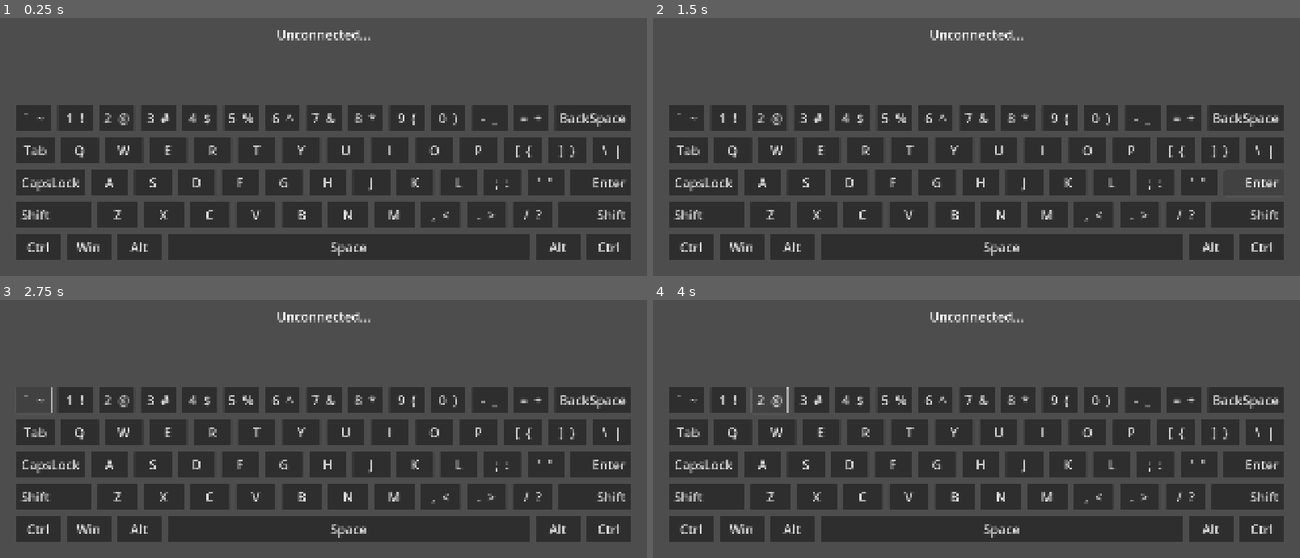
Above: before the commit, frames 1-4 (two rows, left to right).
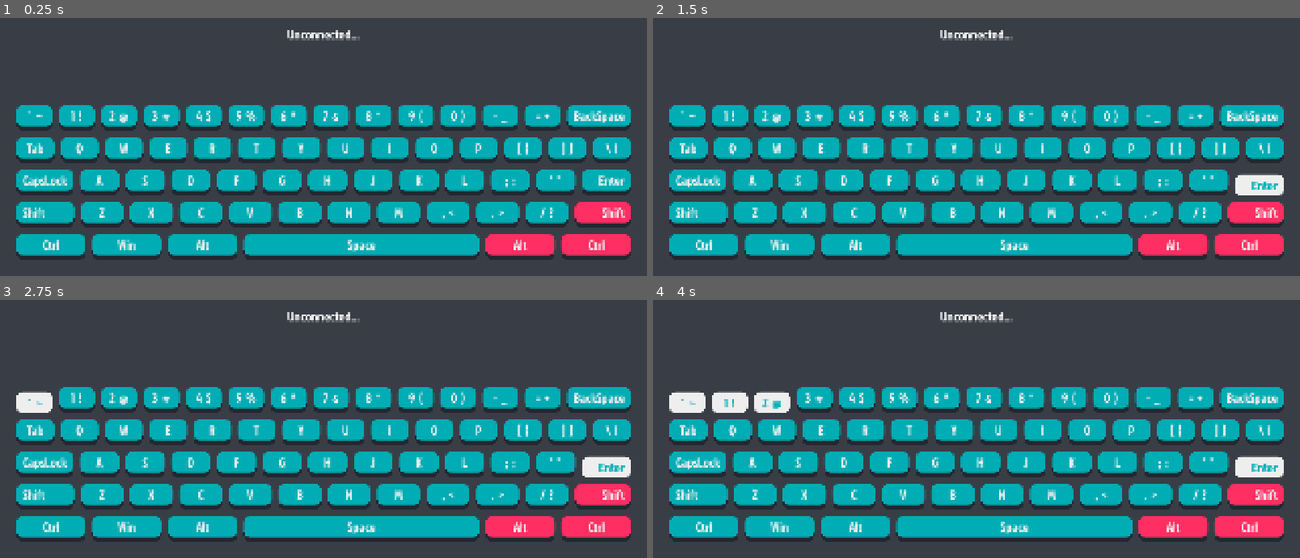
Above: after the commit, the same moments.

Repository: another-device/another-touchboard-client
Game: Godot game, scene res://scenes/main.tscn
Same seed, same stepped clock (60 frames per second), same inputs: the game is played once before the commit and once after it.
Inputs:
- Up to frame 1 (0.25 s): no input
- Up to frame 2 (1.5 s): click "Enter" at 0.5 s; click "Enter" at 1.25 s
- Up to frame 3 (2.75 s): click "` ~" at 2 s
- Up to frame 4 (4 s): click "1 !" at 2.75 s; click "2 @" at 3.5 s

The runs differ from the first frame. In frame 1, 36% of the frame differs, in the area x 2-98%, y 4-94%; in frame 2, 36%; in frame 3, 36%; in frame 4, 36%.

Commit message:
keepalive & themes

Diff:
--- a/prefabs/touch_key.gd
+++ b/prefabs/touch_key.gd
@@ -1,14 +1,20 @@
 extends Button
-
 
 @export var key_code: Key = KEY_UNKNOWN
 
+const TOGGLE_BUTTON_THEME: Theme = preload("res://themes/toggle_button.tres")
+
+var real_toggle_mode: bool = false
 
 func _ready() -> void:
 	if key_code == KEY_UNKNOWN:
 		var key_string = text.strip_edges().split(" ")[0]
 		key_code = OS.find_keycode_from_string(key_string)
-	text = " %s " % text
+
+	if toggle_mode:
+		real_toggle_mode = true
+		theme = TOGGLE_BUTTON_THEME
+	toggle_mode = true
 
 
 func _on_toggled(toggled_on: bool) -> void:
@@ -28,3 +34,18 @@
 	if toggle_mode:
 		return
 	Client.release_key(key_code)
+
+func _gui_input(event: InputEvent) -> void:
+	if event is InputEventScreenTouch:
+		print_debug("Touch event: %s" % [str(event)])
+		if event.is_pressed():
+			if real_toggle_mode:
+				button_pressed = not button_pressed
+				toggled.emit(button_pressed)
+			else:
+				button_pressed = true
+				button_down.emit()
+		else:
+			if not real_toggle_mode:
+				button_pressed = false
+				button_up.emit()
--- a/project.godot
+++ b/project.godot
@@ -10,7 +10,7 @@
 
 [application]
 
-config/name="AnotherTouchboard"
+config/name="A-Touchboard"
 run/main_scene="uid://c4gv1vp16eeuw"
 config/features=PackedStringArray("4.4", "GL Compatibility")
 
@@ -29,6 +29,8 @@
 [gui]
 
 theme/custom="uid://c0pfag5yq612q"
+theme/custom_font="uid://clrf1emk0vjbx"
+theme/default_font_hinting=0
 
 [input_devices]
 
@@ -39,3 +41,4 @@
 renderer/rendering_method="gl_compatibility"
 renderer/rendering_method.mobile="gl_compatibility"
 textures/vram_compression/import_etc2_astc=true
+environment/defaults/default_clear_color=Color(0.223529, 0.243137, 0.27451, 1)
--- a/scenes/client.gd
+++ b/scenes/client.gd
@@ -113,6 +113,10 @@
 	var message: String = "%s,%s" % [key_code, str(is_pressed).to_lower()]
 	tcp.put_data(message.to_utf8_buffer())
 
+func send_heartbeat():
+	if is_server_connected:
+		tcp.put_data("<3".to_utf8_buffer())
+
 func _exit_tree():
 	disconnect_from_server()
 	udp.close()
@@ -174,3 +178,7 @@
 	print_debug("Release key: %d <%s>" % [get_keycode(key_code), OS.get_keycode_string(key_code)])
 	Client.send_key_event(str(get_keycode(key_code)), false)
 	$Releasing.play()
+
+
+func _on_heart_beat_timeout() -> void:
+	Client.send_heartbeat()
--- a/scenes/client.tscn
+++ b/scenes/client.tscn
@@ -7,7 +7,11 @@
 [node name="Client" type="Node"]
 script = ExtResource("1_5f806")
 
-[node name="Timer" type="Timer" parent="."]
+[node name="PollTimer" type="Timer" parent="."]
+autostart = true
+
+[node name="HeartBeat" type="Timer" parent="."]
+wait_time = 30.0
 autostart = true
 
 [node name="Typing" type="AudioStreamPlayer" parent="."]
@@ -18,4 +22,5 @@
 
 [connection signal="connection_status_changed" from="." to="." method="_on_connection_status_changed"]
 [connection signal="server_discovered" from="." to="." method="_on_server_discovered"]
-[connection signal="timeout" from="Timer" to="." method="_on_poll_timer_timeout"]
+[connection signal="timeout" from="PollTimer" to="." method="_on_poll_timer_timeout"]
+[connection signal="timeout" from="HeartBeat" to="." method="_on_heart_beat_timeout"]
--- /dev/null
+++ b/themes/normal_button.tres
@@ -0,0 +1,40 @@
+[gd_resource type="Theme" load_steps=5 format=3 uid="uid://c0pfag5yq612q"]
+
+[ext_resource type="FontFile" uid="uid://clrf1emk0vjbx" path="res://themes/JockeyOne-Regular.ttf" id="1_1h68f"]
+
+[sub_resource type="StyleBoxEmpty" id="StyleBoxEmpty_omka4"]
+
+[sub_resource type="StyleBoxFlat" id="StyleBoxFlat_omka4"]
+content_margin_left = 20.0
+content_margin_right = 20.0
+bg_color = Color(0, 0.678431, 0.709804, 1)
+border_width_bottom = 15
+border_color = Color(0.133333, 0.156863, 0.192157, 1)
+corner_radius_top_left = 20
+corner_radius_top_right = 20
+corner_radius_bottom_right = 20
+corner_radius_bottom_left = 20
+shadow_color = Color(0, 0, 0, 0)
+
+[sub_resource type="StyleBoxFlat" id="StyleBoxFlat_1h68f"]
+content_margin_left = 20.0
+content_margin_right = 20.0
+bg_color = Color(0.933333, 0.933333, 0.933333, 1)
+border_width_top = 15
+border_color = Color(0.8, 0.8, 0.8, 0)
+corner_radius_top_left = 20
+corner_radius_top_right = 20
+corner_radius_bottom_right = 20
+corner_radius_bottom_left = 20
+
+[resource]
+default_font = ExtResource("1_1h68f")
+default_font_size = 40
+Button/colors/font_color = Color(0.933333, 0.933333, 0.933333, 1)
+Button/colors/font_hover_color = Color(0.933333, 0.933333, 0.933333, 1)
+Button/colors/font_hover_pressed_color = Color(0, 0.678431, 0.709804, 1)
+Button/colors/font_pressed_color = Color(0, 0.678431, 0.709804, 1)
+Button/styles/focus = SubResource("StyleBoxEmpty_omka4")
+Button/styles/hover = SubResource("StyleBoxFlat_omka4")
+Button/styles/normal = SubResource("StyleBoxFlat_omka4")
+Button/styles/pressed = SubResource("StyleBoxFlat_1h68f")
--- a/themes/theme.tres
+++ /dev/null
@@ -1,4 +0,0 @@
-[gd_resource type="Theme" format=3 uid="uid://c0pfag5yq612q"]
-
-[resource]
-default_font_size = 40
--- /dev/null
+++ b/themes/toggle_button.tres
@@ -0,0 +1,39 @@
+[gd_resource type="Theme" load_steps=5 format=3 uid="uid://dmqxbxq3vlmj5"]
+
+[ext_resource type="FontFile" uid="uid://clrf1emk0vjbx" path="res://themes/JockeyOne-Regular.ttf" id="1_mhgm8"]
+
+[sub_resource type="StyleBoxEmpty" id="StyleBoxEmpty_mhgm8"]
+
+[sub_resource type="StyleBoxFlat" id="StyleBoxFlat_mhgm8"]
+content_margin_left = 20.0
+content_margin_right = 20.0
+bg_color = Color(1, 0.180392, 0.388235, 1)
+border_width_bottom = 15
+border_color = Color(0.133333, 0.156863, 0.192157, 1)
+corner_radius_top_left = 20
+corner_radius_top_right = 20
+corner_radius_bottom_right = 20
+corner_radius_bottom_left = 20
+
+[sub_resource type="StyleBoxFlat" id="StyleBoxFlat_0e5un"]
+content_margin_left = 20.0
+content_margin_right = 20.0
+bg_color = Color(0.917647, 0.917647, 0.917647, 1)
+border_width_top = 15
+border_color = Color(0.8, 0.8, 0.8, 0)
+corner_radius_top_left = 20
+corner_radius_top_right = 20
+corner_radius_bottom_right = 20
+corner_radius_bottom_left = 20
+
+[resource]
+default_font = ExtResource("1_mhgm8")
+default_font_size = 40
+Button/colors/font_color = Color(0.917647, 0.917647, 0.917647, 1)
+Button/colors/font_hover_color = Color(0.917647, 0.917647, 0.917647, 1)
+Button/colors/font_hover_pressed_color = Color(1, 0.180392, 0.388235, 1)
+Button/colors/font_pressed_color = Color(1, 0.180392, 0.388235, 1)
+Button/styles/focus = SubResource("StyleBoxEmpty_mhgm8")
+Button/styles/hover = SubResource("StyleBoxFlat_mhgm8")
+Button/styles/normal = SubResource("StyleBoxFlat_mhgm8")
+Button/styles/pressed = SubResource("StyleBoxFlat_0e5un")
Not shown, changed: export_presets.cfg
Binary file added: themes/JockeyOne-Regular.ttf
Not shown, added: themes/JockeyOne-Regular.ttf.import
